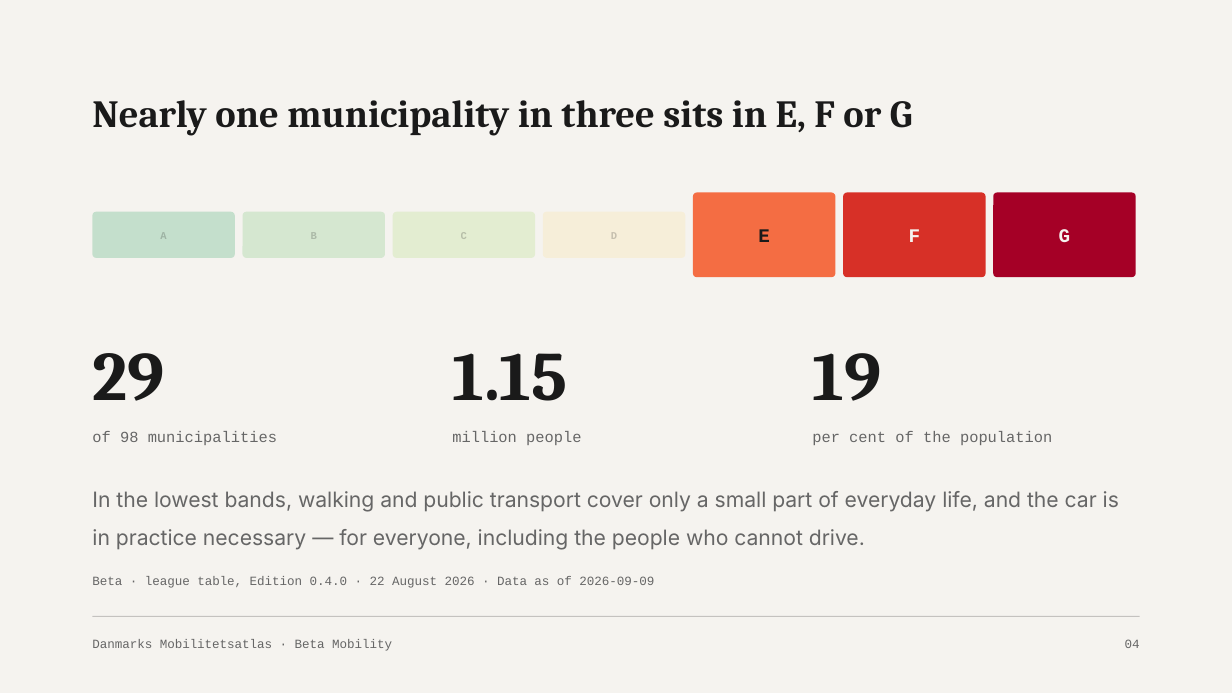
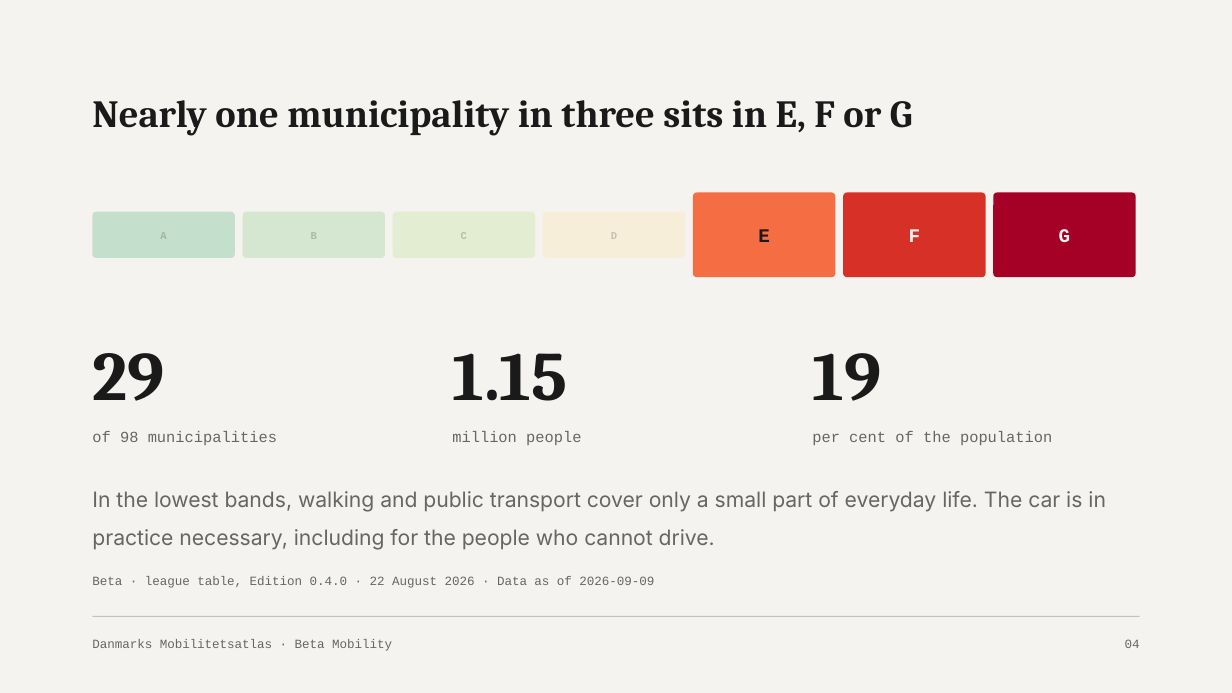
Before and after one commit to betamobility/slides, a slide deck: slide 4 of decks/mobilitetsatlas-intro/Mobilitetsatlas-introduktion.pptx. Drawn at 1232x693 pixels with LibreOffice and Linux fonts; fonts in the diff are those of the drawing. Boxes give left, top, right and bottom in pixels: in the first picture for what was removed or moved away, otherwise in the second. Text is boxed around its words. In the diff, an @@ line names an element or a change of style, - is before the commit and + after.

```diff
--- a/decks/mobilitetsatlas-intro/Mobilitetsatlas-introduktion.pptx
+++ b/decks/mobilitetsatlas-intro/Mobilitetsatlas-introduktion.pptx
@@ text at <box>92,491,1106,550</box>: text changed @@
-In the lowest bands, walking and public transport cover only a small part of everyday life, and the car is in practice necessary — for everyone, including the people who cannot drive.
+In the lowest bands, walking and public transport cover only a small part of everyday life. The car is in practice necessary, including for the people who cannot drive.
```
Also in this commit, not shown: 11 other slides changed, 2 other files.
